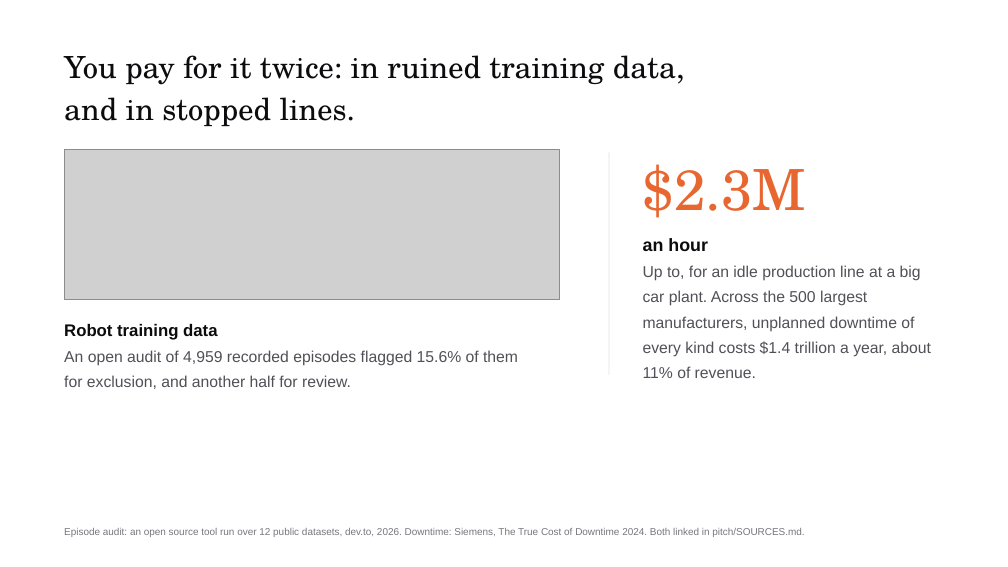
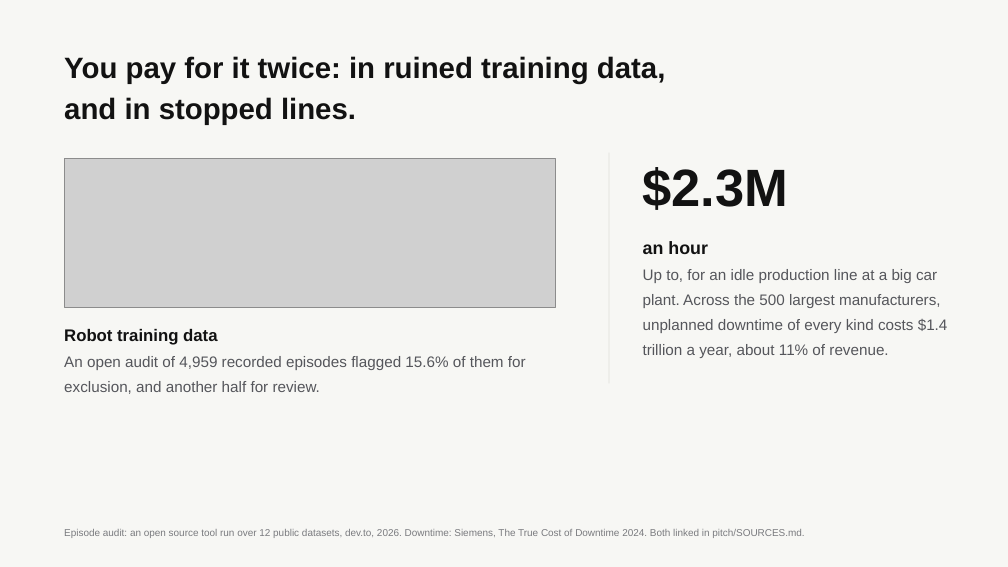
Before and after one commit to RithikSatarla/respitelabs, a slide deck: slide 4 of pitch/Kintrace-deck.pptx (slide 3 before the commit). Drawn at 1008x567 pixels with LibreOffice and Linux fonts; fonts in the diff are those of the drawing; grey boxes stand for pictures. Boxes give left, top, right and bottom in pixels: in the first picture for what was removed or moved away, otherwise in the second. Text is boxed around its words. In the diff, an @@ line names an element or a change of style, - is before the commit and + after.

Commit message:
Restyle the site and rebuild the deck
Site: off-white #F7F7F4, black #121212, safety yellow #FFC400, across the
home page, the Crash It Yourself prototype and the demo. Yellow is a fill
only. Where the old orange was used as text, the text is now black and the
yellow sits behind it as a highlight, because yellow type on off-white does
not read. The robot cell drawing is recoloured to match.

Deck: 14 slides in the same palette, Arial in the pptx and Archivo on the web
version. Two new slides. One says plainly what Kintrace does, right after the
cover, so anyone who reads two slides knows the product. The other breaks the
$150K down line by line and merges it into the ask.

Drops the YC application milestone and the November date. In their place a
"Where we are going" roadmap: now, 3 months, 6 months, 12 months, and where
this ends up. No dates tied to any programme. The raise is $150K with no
brackets, and the empty cofounder slot is gone; the budget carries it as a
hire instead.

docs/pitch/ is rebuilt as a real web deck: full screen slides, arrow keys and
swipe, a slide counter, a yellow progress bar, a PDF download and a phone
layout that scrolls instead of squashing. Linked from the site footer, not
the nav.

```diff
--- a/pitch/Kintrace-deck.pptx
+++ b/pitch/Kintrace-deck.pptx
@@ background #FFFFFF to #F7F7F4 @@
@@ text "You pay for it twice: ..." at box(64, 56, 666, 125): size 29 to 28 pt, font TeX Gyre Schola to Arial, text colour #0C0C0E to #121212, bold on; line spacing 1.16 to 1.18 @@
@@ picture: place and size @@
-picture at box(64, 150, 560, 299)
+picture at box(64, 159, 556, 307)
@@ rectangle: place and size @@
-rectangle at box(609, 152, 609, 375)
+rectangle at box(609, 153, 609, 383)
@@ rectangle at box(609, 153, 609, 383): fill #E3E3E6 to #DEDED8 @@
@@ text "$2.3M" at box(643, 167, 789, 210): size 54 to 50 pt, font TeX Gyre Schola to Arial, text colour #E8662F to #121212, bold on @@
@@ text "an hour" at box(643, 241, 948, 358): text colour #0C0C0E to #121212 in "an hour"; size 15 to 14.5 pt, text colour #505157 to #55565B; line spacing 1.34 to 1.38 @@
@@ text "Robot training data" at box(64, 329, 526, 394): text colour #0C0C0E to #121212 in "Robot training data"; size 15 to 14.5 pt, text colour #505157 to #55565B in "An open audit of 4,959 recorded episodes ..."; line spacing 1.34 to 1.38 @@
```
Also in this commit, not shown: 8 other slides changed, 5 slides added, 2 slides removed, 29 other files.
